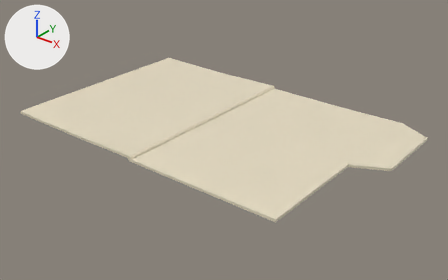
The FBX model Assets/Models/manual.fbx, before and after one commit.
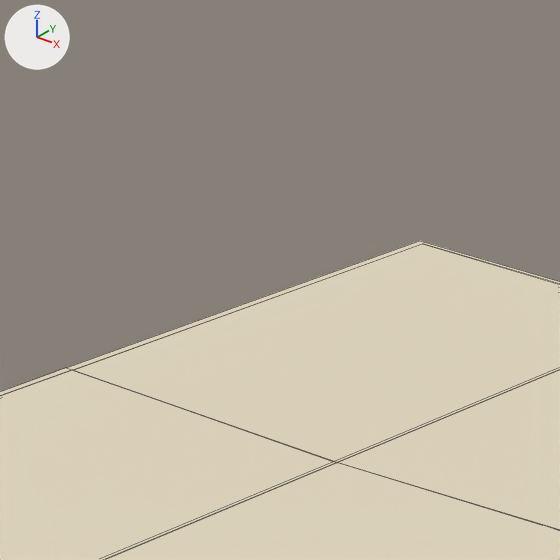
Old and new are each drawn whole from a 50 mm camera at (0.466, -0.554, 0.324) aimed at (0.023, 0.0, -0.02) and again close up on the part from 20% to 44% of the width and 4% to 42% of the height. Lighting does not change. The marker at upper left points along +X, +Y and +Z. The close-ups show mesh edges as thin lines. Where no turn or scale is listed for an object, it has been applied to the vertices.

Names of what the first close-up shows: 'manual_cover', 'manual_page'.
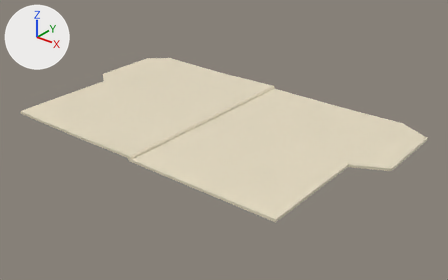
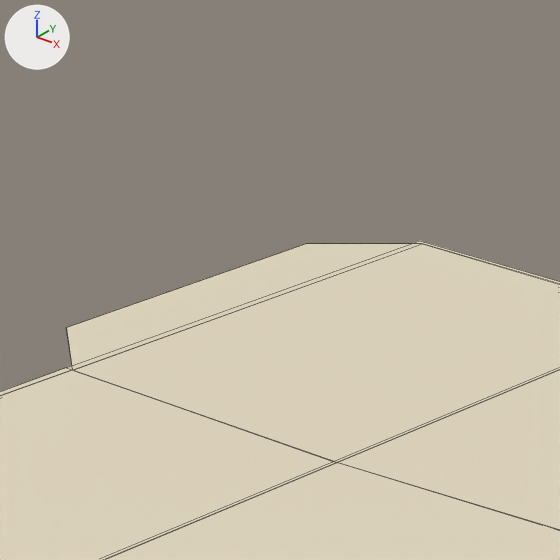
Commit message: updated manual model

Changed parts and their boxes [x1, y1, x2, y2] in the close-ups (560 x 560 px):
part 1 of me_plane_009, built on: after [67, 244, 420, 370]
'manual_cover', unchanged, covered by the edit: [0, 241, 560, 396] in both

The edits, one by one:
me_plane_009 has 18 vertices, 16 faces and spans x -0.2..0.0, y -0.138..0.138, z 0.0..0.002.
me_plane_009 is used by ob_manual_page; location (0.0, 0.0, 0.0051).
Verts and faces of me_plane_009; kept vertices keep their numbers, new ones are numbered from 18.
Before the commit, vertices of me_plane_009: 0 (-0.2, 0.0, 0.002) at pixel (72, 370), 3 (-0.2, 0.138, 0.002) at pixel (422, 243), 9 (-0.2, 0.0, 0.002) at pixel (72, 369), 12 (-0.2, 0.138, 0.002) at pixel (422, 243).
Part 1, on me_plane_009:
Faces deleted: (0, 9, 12, 3).
New vertex 18 is at (-0.227, 0.117, 0.002), pixel (306, 243).
New vertex 19 is at (-0.227, 0.022, 0.002), pixel (66, 327).
New vertex 20 is at (-0.227, 0.117, 0.002), pixel (306, 243).
New vertex 21 is at (-0.227, 0.022, 0.002), pixel (66, 327).
New faces: (3, 18, 20, 12), (18, 19, 21, 20), (9, 12, 20, 21), (0, 9, 21, 19), (0, 19, 18, 3).
